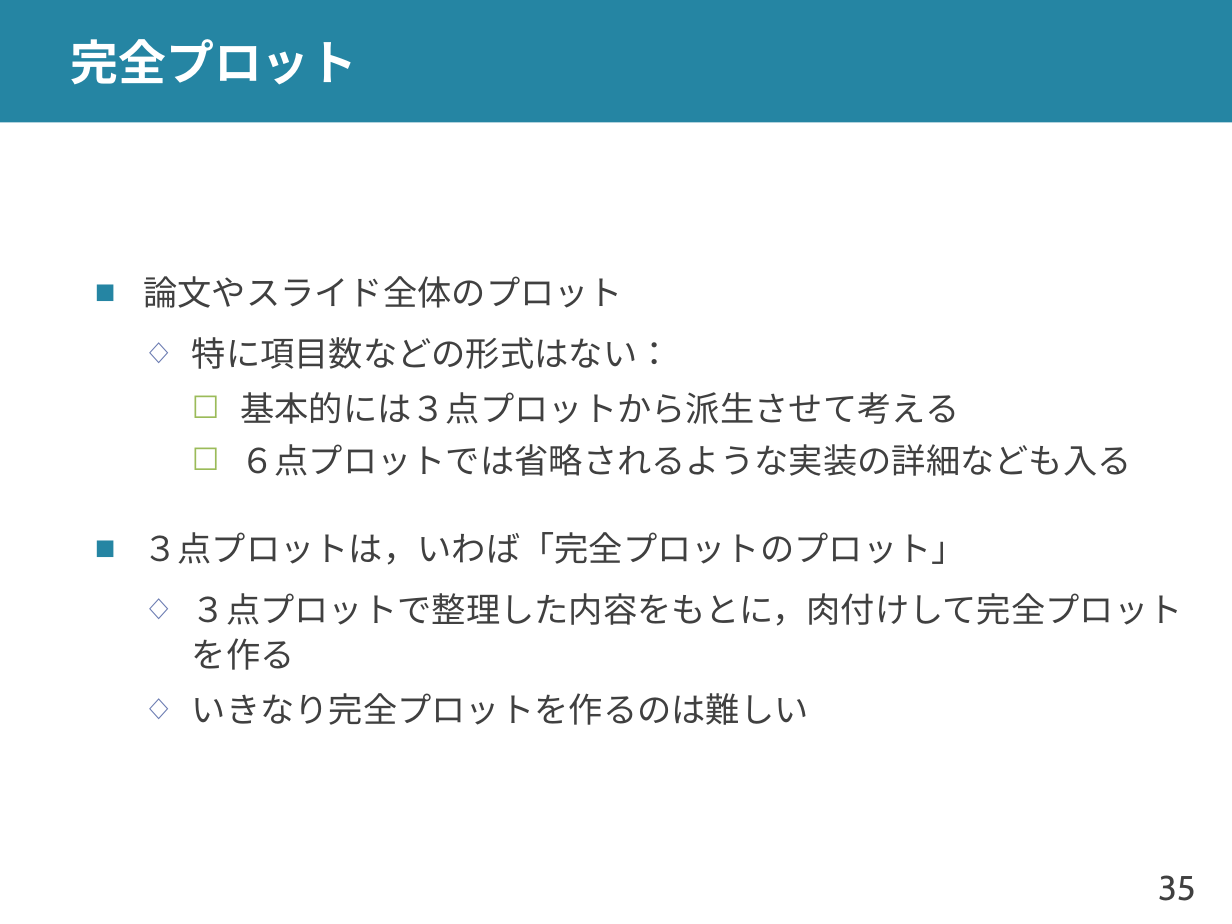
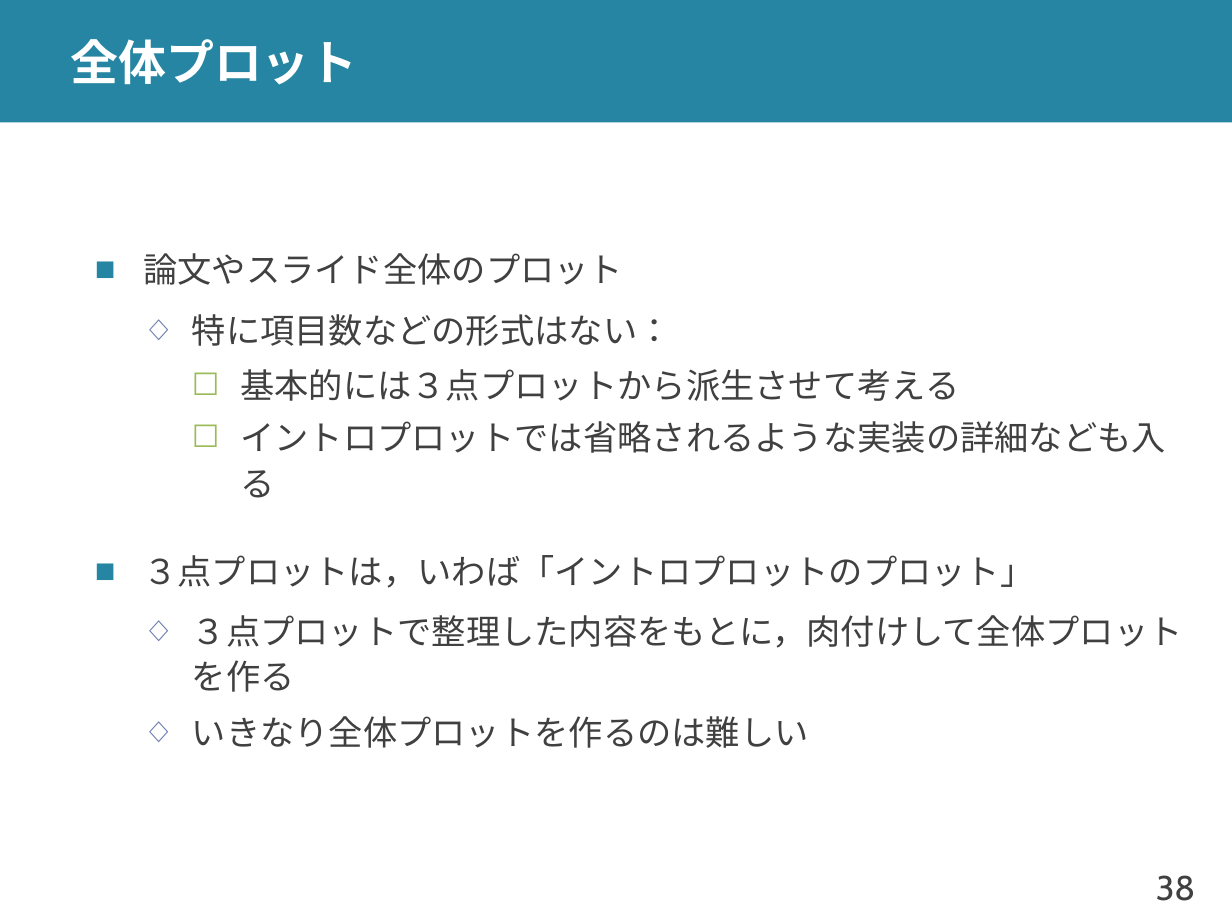
Before and after one commit to shioya-lab/how-to, a slide deck: slide 38 of plot.pptx (slide 35 before the commit). Drawn at 1232x924 pixels with LibreOffice and Linux fonts; fonts in the diff are those of the drawing. Boxes give left, top, right and bottom in pixels: in the first picture for what was removed or moved away, otherwise in the second. Text is boxed around its words. In the diff, an @@ line names an element or a change of style, - is before the commit and + after.

Commit message:
plot を v7 に
プロットの種類の名前を変更
イントロプロットに加筆

```diff
--- a/plot.pptx
+++ b/plot.pptx
@@ title at (x1=71, y1=39, x2=358, y2=85): text changed @@
-完全プロット
+全体プロット
@@ text at (x1=143, y1=421, x2=1183, y2=748): text changed @@
-    ☐ ６点プロットでは省略されるような実装の詳細なども入る
-■ ３点プロットは，いわば「完全プロットのプロット」
-  ◇ ３点プロットで整理した内容をもとに，肉付けして完全プロットを作る
-  ◇ いきなり完全プロットを作るのは難しい
+    ☐ イントロプロットでは省略されるような実装の詳細なども入る
+■ ３点プロットは，いわば「イントロプロットのプロット」
+  ◇ ３点プロットで整理した内容をもとに，肉付けして全体プロットを作る
+  ◇ いきなり全体プロットを作るのは難しい
@@ page number at (x1=1156, y1=875, x2=1196, y2=901): text changed @@
-35
+38
```
Also in this commit, not shown: 18 other slides changed, 5 slides added, 2 slides removed, 1 other file.
